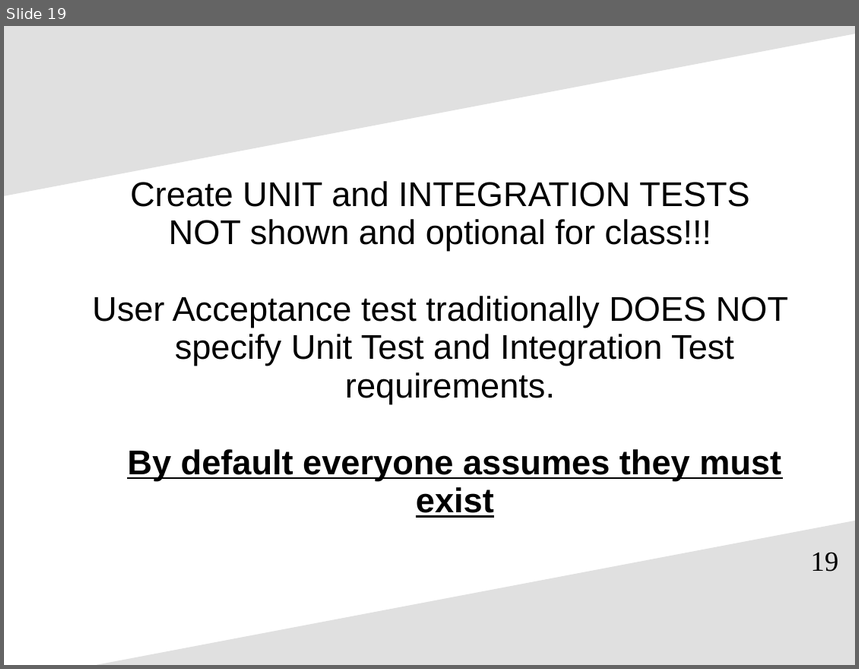
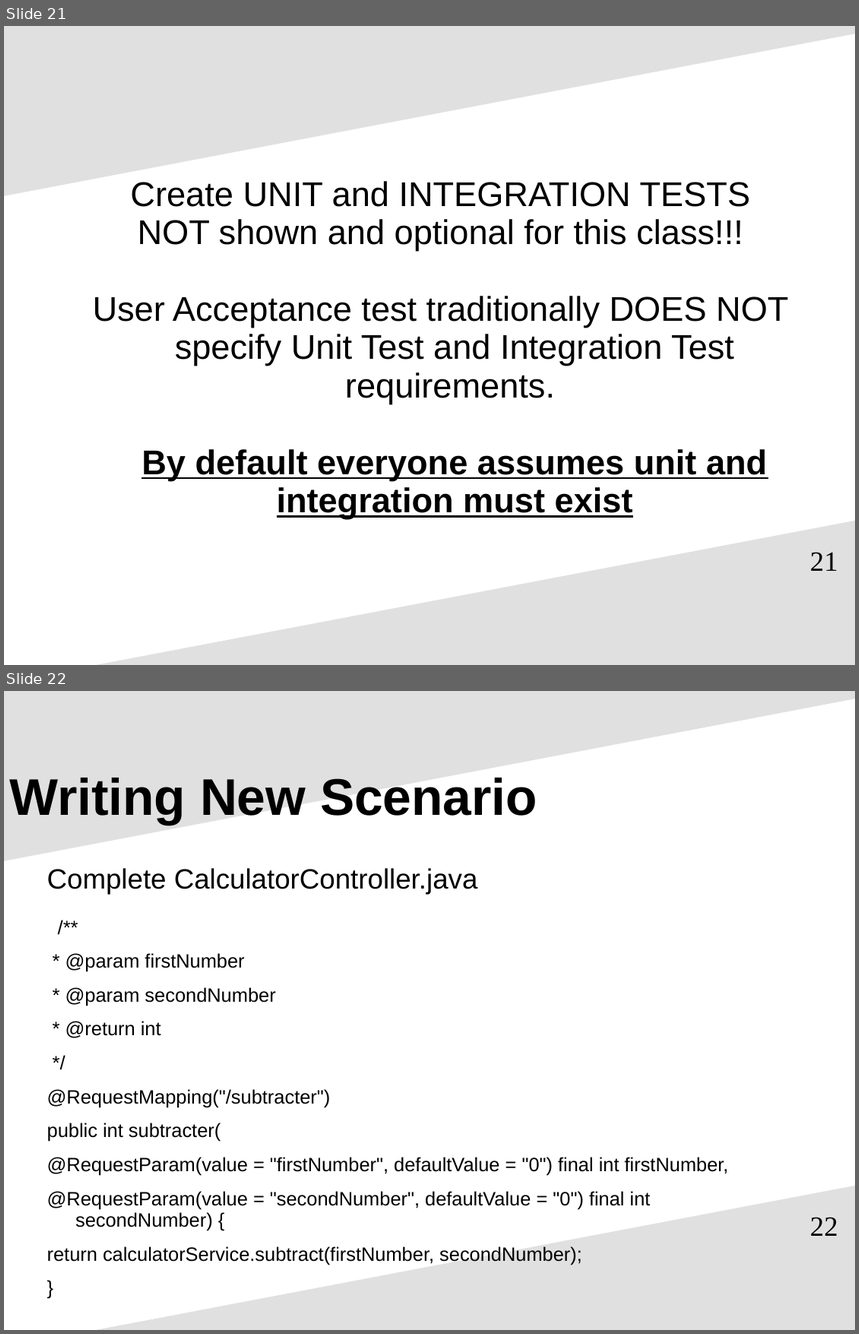
Before and after one commit to pcooke2002/accept_automated_behavior_dd, a slide deck: learning_agile_accept_auto_behavior_dd.ppt. Shown one above the other, each under a label of ours: slide 19 before the commit, slides 21 and 22 after it. The pictures are 859x669 and 859x1334 pixels, drawn with LibreOffice and Linux fonts; fonts in the diff are those of the drawing. Boxes give left, top, right and bottom in pixels: in the first picture for what was removed or moved away, otherwise in the second. Text is boxed around its words. In the diff, an @@ line names an element or a change of style, - is before the commit and + after.

```diff
--- a/learning_agile_accept_auto_behavior_dd.ppt
+++ b/learning_agile_accept_auto_behavior_dd.ppt
@@ slide 22 added at box(4, 691, 855, 1330), background #FFFFFF; not listed: 2 template elements that a slide beside it also shows @@
@@ title added at box(10, 778, 538, 825), 48 pt, text #000000, bold @@
+Writing New Scenario
@@ text added at box(47, 868, 478, 894), 26 pt, text #000000 @@
+Complete CalculatorController.java
@@ text added at box(47, 953, 729, 1265), 18 pt, text #000000 @@
+/**
+* @param firstNumber
+* @param secondNumber
+* @return int
+*/
+@RequestMapping("/subtracter")
+public int subtracter(
+@RequestParam(value = "firstNumber", defaultValue = "0") final int firstNumber,
+@RequestParam(value = "secondNumber", defaultValue = "0") final int secondNumber) {
+return calculatorService.subtract(firstNumber, secondNumber);
+}
@@ page number added at box(810, 1217, 838, 1236), 26 pt, text #000000 @@
+22
@@ what was slide 19 is now slide 21 @@
@@ slide 21 changed as well @@
@@ text at box(138, 219, 743, 251): text changed @@
-NOT shown and optional for class!!!
+NOT shown and optional for this class!!!
@@ text at box(142, 449, 767, 519): text changed @@
-By default everyone assumes they must exist
+By default everyone assumes unit and integration must exist
@@ page number at box(810, 552, 838, 571): text changed @@
-19
+21
```
Also in this commit, not shown: 9 other slides changed, 12 other slides added, 9 slides removed.
